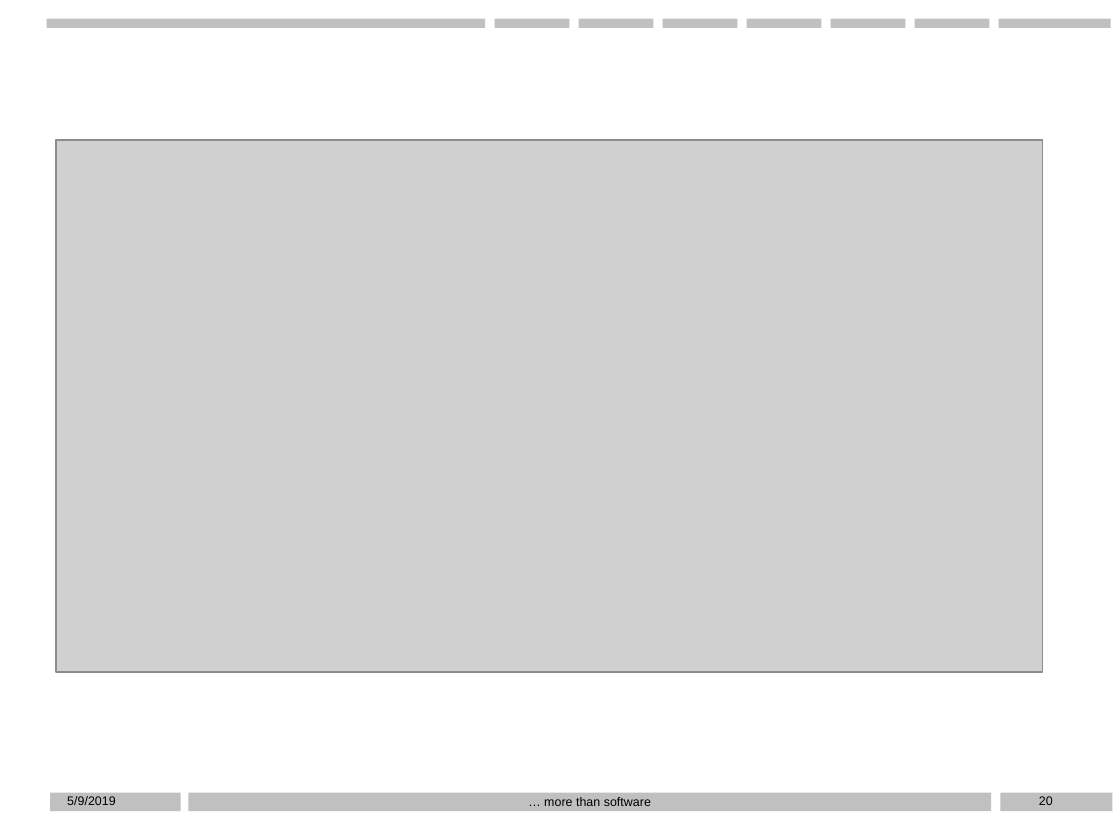
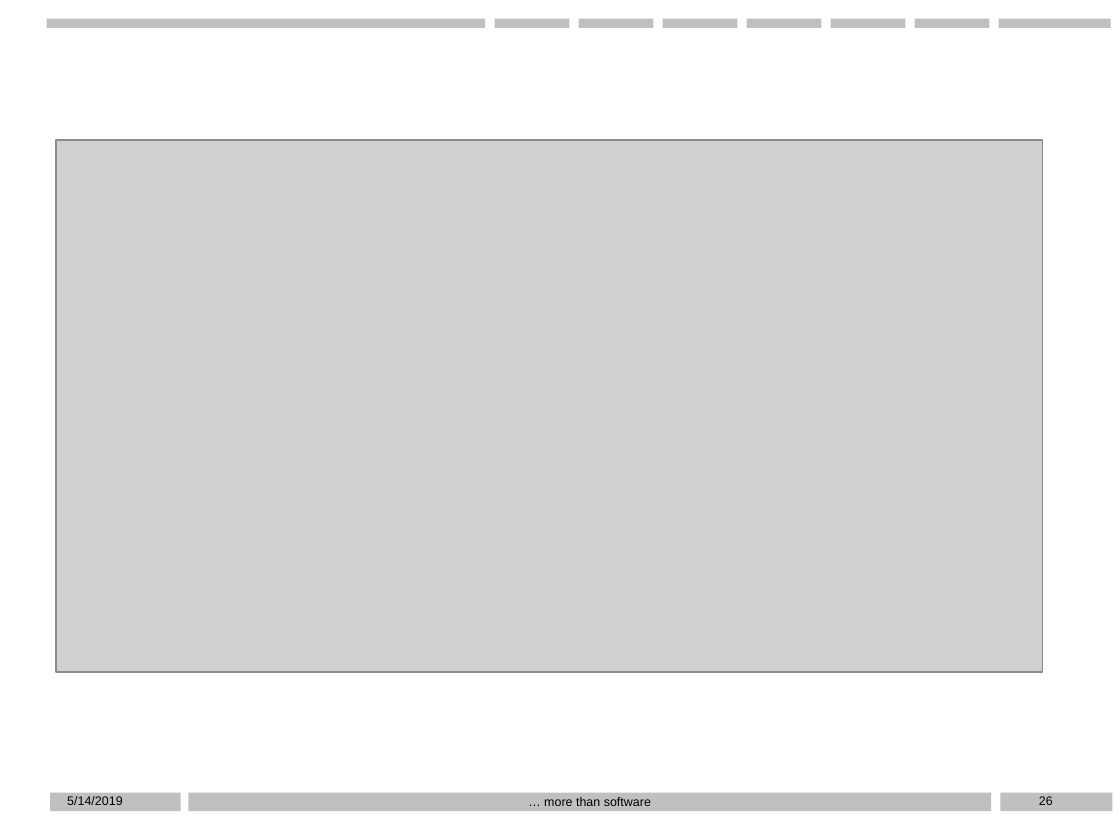
Before and after one commit to D76X/WPPresentation, a slide deck: slide 26 of Presentation.pptx (slide 20 before the commit). Drawn at 1120x840 pixels with LibreOffice and Linux fonts; fonts in the diff are those of the drawing; grey boxes stand for pictures; background and template pictures are left out. Boxes give left, top, right and bottom in pixels: in the first picture for what was removed or moved away, otherwise in the second. Text is boxed around its words. In the diff, an @@ line names an element or a change of style, - is before the commit and + after.

```diff
--- a/Presentation.pptx
+++ b/Presentation.pptx
@@ text at box(67, 796, 122, 805): text changed @@
-5/9/2019
+5/14/2019
@@ page number at box(1039, 796, 1053, 805): text changed @@
-20
+26
```
Also in this commit, not shown: 25 other slides changed, 9 slides added.
